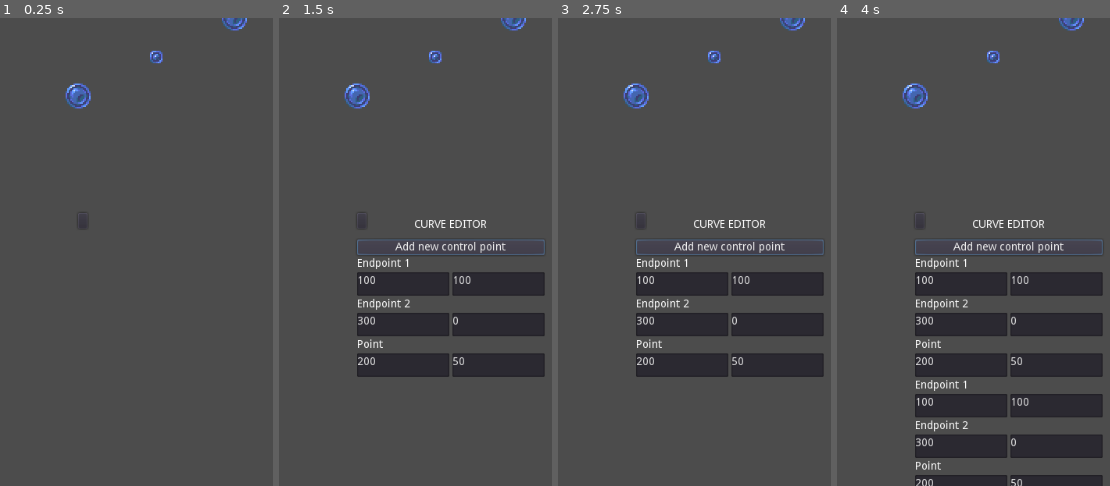
Above: before the commit, frames 1-4 (left to right).
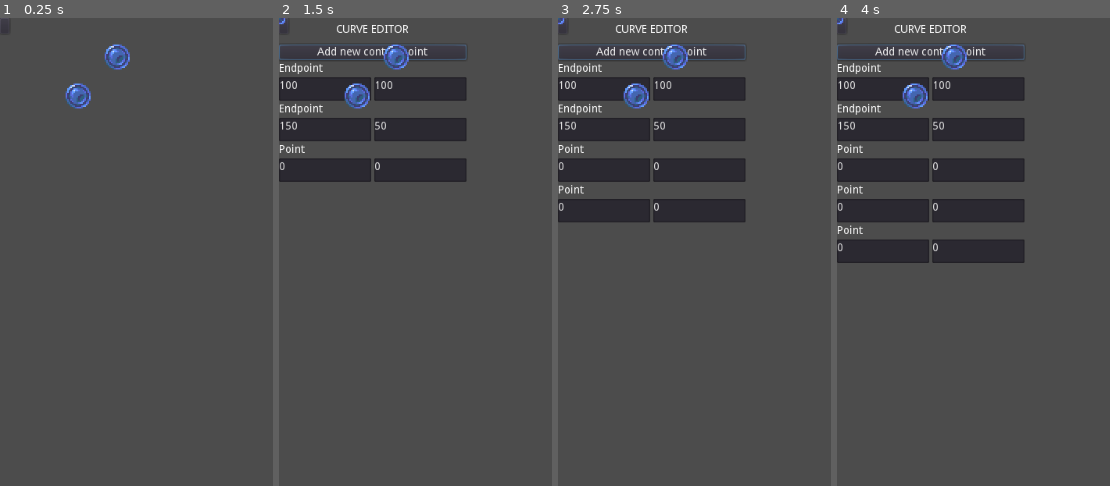
Above: after the commit, the same moments.

Repository: ZucchiniKing12/BezCurveMaker
Game: Godot game, scene res://Main/Main.tscn
Two runs of this game, one before a commit and one after it. Both use one fixed random seed, a clock stepped at 60 frames per second and the inputs below.
Inputs (mouse positions are in pixels of both pictures, inside the frame that each line leads up to; where the layout moved, square brackets give the same spot in the first picture):
- Up to frame 1 (0.25 s): no input
- Up to frame 2 (1.5 s): click (284, 27) [360, 219] at 0.5 s; click "Add new control point" at 1.25 s
- Up to frame 3 (2.75 s): click "Add new control point" at 2 s
- Up to frame 4 (4 s): click (842, 27) [918, 219] at 2.75 s; click "Add new control point" at 3.5 s

The runs differ from the first frame. In frame 1, 0.7% of the frame differs, in the area x 38-91%, y 0-12%; in frame 2, 23%; in frame 3, 26%; in frame 4, 38%, in the area x 0-98%, y 0-100%.

Commit message:
Reworked the system for creating and editing points and curves.

Diff:
--- a/BezCurve/BezCurve.gd
+++ b/BezCurve/BezCurve.gd
@@ -9,29 +9,22 @@
 func _ready():
 	$EditMe.connect('pressed', self, 'edit')
 
-	# temporarily load some bogus data to see if dis works
-	var end1 = PackedCPoint.instance()
-	var end2 = PackedCPoint.instance()
-	var anc1 = PackedCPoint.instance()
-	end1.position = Vector2(100, 100)
-	end1.is_endpoint = true
-	end1.endpoint_index = 1
-	end2.position = Vector2(300, 0)
-	end2.is_endpoint = true
-	end2.endpoint_index = 2
-	anc1.position = Vector2(200, 50)
-	endpoints.push_back(end1)
-	endpoints.push_back(end2)
-	anchors.push_back(anc1)
+func initialize(pos: Vector2):
+	var end1 = create_new_cpoint(pos, true)
+	var end2 = create_new_cpoint(pos + Vector2(50, -50), true)
 
-	render()
+func create_new_cpoint(pos: Vector2, end: bool) -> ControlPoint:
+	var newCP = PackedCPoint.instance()
+	newCP.position = pos
+	newCP.is_endpoint = end
+	if end:
+		newCP.endpoint_index = len(endpoints)
+		endpoints.push_back(newCP)
+	else:
+		anchors.push_back(newCP)
+	$ControlPoints.add_child(newCP)
+	return newCP
 
 func edit():
 	CurveEditor.open()
 	CurveEditor.set_curve(self)
-
-func render():
-	for cpoint in endpoints:
-		$ControlPoints.add_child(cpoint)
-	for cpoint in anchors:
-		$ControlPoints.add_child(cpoint)
--- a/BezCurve/ControlPoint.gd
+++ b/BezCurve/ControlPoint.gd
@@ -20,11 +20,8 @@
 	else:
 		$Sprite.scale = Vector2(1, 1)
 
-
 func dist(a, b):
 	return sqrt((b.x - a.x) * (b.x - a.x) + (b.y - a.y) * (b.y - a.y))
 
-func on_button_down():
-	pass
-
-var editing := false
+func label():
+	return ('Endpoint' if is_endpoint else 'Point')
--- a/Main/Main.gd
+++ b/Main/Main.gd
@@ -2,3 +2,12 @@
 
 func _ready():
 	add_child(CurveEditor)
+	create_new_curve(Vector2(100, 100))
+
+var PackedBezcurve = preload("res://BezCurve/BezCurve.tscn")
+
+func create_new_curve(pos: Vector2) -> BezCurve:
+	var newcurve = PackedBezcurve.instance()
+	newcurve.initialize(pos)
+	$Curves.add_child(newcurve)
+	return newcurve
--- a/Main/Main.tscn
+++ b/Main/Main.tscn
@@ -1,10 +1,8 @@
-[gd_scene load_steps=3 format=2]
+[gd_scene load_steps=2 format=2]
 
 [ext_resource path="res://Main/Main.gd" type="Script" id=1]
-[ext_resource path="res://BezCurve/BezCurve.tscn" type="PackedScene" id=2]
 
 [node name="Main" type="Node2D"]
 script = ExtResource( 1 )
 
-[node name="BezCurve" parent="." instance=ExtResource( 2 )]
-position = Vector2( 100, 250 )
+[node name="Curves" type="Node" parent="."]
--- a/UI/EditMenu/ControlPointEditor.gd
+++ b/UI/EditMenu/ControlPointEditor.gd
@@ -1,14 +1,17 @@
 extends VBoxContainer
+class_name ControlPointEditor
 
 var is_endpoint: bool = false
+var point_name: String
+var point: ControlPoint
 
-var value := Vector2() setget set_value, get_value
-func set_value(val):
-	value = val
-	$Values/X.text = str(val.x)
-	$Values/Y.text = str(val.y)
-func get_value():
-	return value
+var point_position := Vector2() setget set_point_position, get_point_position
+func set_point_position(pos):
+	point_position = pos
+	$Position/X.text = str(pos.x)
+	$Position/Y.text = str(pos.y)
+func get_point_position():
+	return point_position
 
 var label_text = 'Point' setget set_label, get_label
 func set_label(text):
@@ -17,11 +20,9 @@
 	return $Label.text
 
 func _ready():
-	$Values/X.connect("text_changed", self, '_text_changed')
-	$Values/Y.connect("text_changed", self, '_text_changed')
+	$Position/X.connect("text_changed", self, '_text_changed')
+	$Position/Y.connect("text_changed", self, '_text_changed')
 
 func _text_changed():
-	value = Vector2( float($Values/X.text), float($Values/Y.text) )
-	print(self)
-	print(value)
-	get_parent().update_curve()
+	point_position = Vector2( float($Position/X.text), float($Position/Y.text) )
+	point.position = point_position
--- a/UI/EditMenu/ControlPointEditor.tscn
+++ b/UI/EditMenu/ControlPointEditor.tscn
@@ -12,18 +12,18 @@
 margin_bottom = 14.0
 text = "Point"
 
-[node name="Values" type="HBoxContainer" parent="."]
+[node name="Position" type="HBoxContainer" parent="."]
 margin_top = 18.0
 margin_right = 1024.0
 margin_bottom = 48.0
 
-[node name="X" type="TextEdit" parent="Values"]
+[node name="X" type="TextEdit" parent="Position"]
 margin_right = 510.0
 margin_bottom = 30.0
 rect_min_size = Vector2( 30, 30 )
 size_flags_horizontal = 3
 
-[node name="Y" type="TextEdit" parent="Values"]
+[node name="Y" type="TextEdit" parent="Position"]
 margin_left = 514.0
 margin_right = 1024.0
 margin_bottom = 30.0
--- a/UI/EditMenu/CurveEditor.gd
+++ b/UI/EditMenu/CurveEditor.gd
@@ -3,46 +3,45 @@
 var PackedCPE = preload("res://UI/EditMenu/ControlPointEditor.tscn")
 
 func _ready():
-	#$NewCPEButton.connect('pressed', self, '_create_new_point')
+	$NewCPEButton.connect('pressed', self, '_on_new_CPEButton_pressed')
 	visible = is_open
 
 var current_curve
 
-var endpoint_editors: Array
-var anchor_editors: Array
+var CPEs: Array
 
 func set_curve(curve):
 	current_curve = curve
-	rect_global_position = curve.position
-	for endpoint in curve.endpoints:
-		load_point_into_editor(endpoint)
-	for anchor in curve.anchors:
-		load_point_into_editor(anchor)
+	set_global_position(current_curve.position)
+	update()
 
-func _create_new_point():
-	pass
+func update():
+	if len(CPEs) < len(current_curve.endpoints) + len(current_curve.anchors):
+		if len(CPEs) == 0:
+			for cpoint in current_curve.endpoints:
+				CPEs.push_back(create_CPE(cpoint))
+			for cpoint in current_curve.anchors:
+				CPEs.push_back(create_CPE(cpoint))
 
-func load_point_into_editor(cpoint: ControlPoint):
+func create_CPE(cpoint: ControlPoint) -> ControlPointEditor:
 	var newCPE = PackedCPE.instance()
 	newCPE.is_endpoint = cpoint.is_endpoint
-	if newCPE.is_endpoint:
-		newCPE.label_text = 'Endpoint ' + str(cpoint.endpoint_index)
-	newCPE.value = cpoint.position
-	if newCPE.is_endpoint:
-		endpoint_editors.push_back(newCPE)
-	else:
-		print(newCPE)
-		anchor_editors.push_back(newCPE)
+	newCPE.point_position = cpoint.position
+	newCPE.point = cpoint
+	newCPE.label_text = cpoint.label()
 	add_child(newCPE)
+	return newCPE
 
-func update_curve():
-	for n in [0,1]:
-		current_curve.endpoints[n].position = endpoint_editors[n].value
-	for n in range(len(anchor_editors)):
-		current_curve.anchors[n].position = anchor_editors[n].value
+func _on_new_CPEButton_pressed():
+	var newcpoint = current_curve.create_new_cpoint(Vector2(0, 0), false)
+	create_CPE(newcpoint)
 
 var is_open := false
 
 func open():
 	is_open = true
 	visible = true
+
+func close():
+	is_open = false
+	visible = false
--- a/project.godot
+++ b/project.godot
@@ -18,10 +18,16 @@
 "class": "ControlPoint",
 "language": "GDScript",
 "path": "res://BezCurve/ControlPoint.gd"
+}, {
+"base": "VBoxContainer",
+"class": "ControlPointEditor",
+"language": "GDScript",
+"path": "res://UI/EditMenu/ControlPointEditor.gd"
 } ]
 _global_script_class_icons={
 "BezCurve": "",
-"ControlPoint": ""
+"ControlPoint": "",
+"ControlPointEditor": ""
 }
 
 [application]
